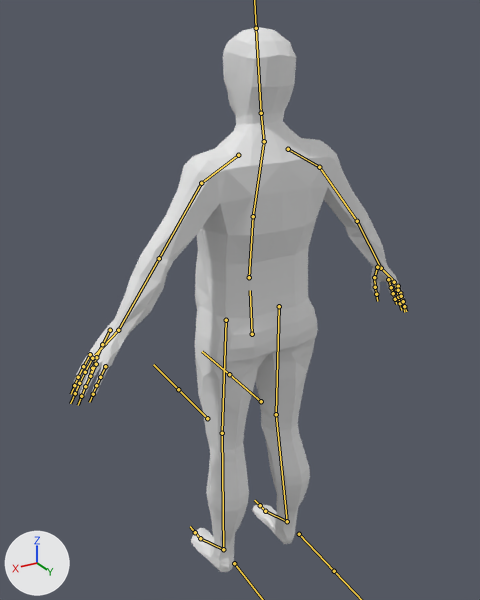
What one commit did to the FBX model RPG/Assets/Models/Characters/HumanMale.fbx.
Camera for both pictures: a camera (50 mm lens) standing at (0.994, 1.581, 1.778) and looking at (0.011, -0.058, 0.958). The axes (+X, +Y, +Z) are drawn at lower left. The lights are the same throughout. The bones that bend it are drawn over the model as lines.

Objects in the first picture: 'Human.Male'.
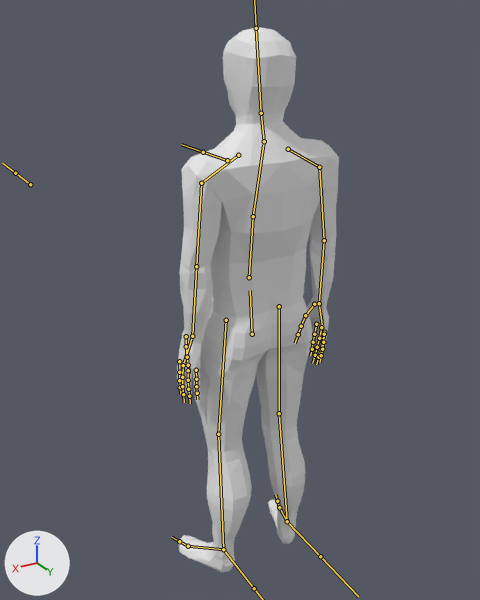
The newer file adds an action. The first version stands in its rest pose; the second is drawn at frame 1 of the action 'Armature|PalmLeft'.

What changed in the scene script:
```text
Change bone_uparm_left:
    where bone_uparm_left = bpy.data.objects['Armature'].pose.bones['UpArm.Left']  # child of 'Shoulder.Left'
    bone_uparm_left.rotation_quaternion: (1.0, 0.0, 0.0, 0.0) -> (0.961, 0.024, 0.014, -0.273)  # degrees (0, 0, 0) -> degrees (2, 2, -32)
Change bone_uparm_right:
    where bone_uparm_right = bpy.data.objects['Armature'].pose.bones['UpArm.Right']  # child of 'Shoulder.Right'
    bone_uparm_right.rotation_quaternion: (1.0, 0.0, 0.0, 0.0) -> (0.961, 0.023, -0.015, 0.277)  # degrees (0, 0, 0) -> degrees (2, -2, 32)
Change bone_upleg_left:
    where bone_upleg_left = bpy.data.objects['Armature'].pose.bones['UpLeg.Left']  # child of 'Hip'
    bone_upleg_left.rotation_quaternion: (1.0, 0.0, 0.0, 0.0) -> (0.983, 0.003, -0.182, 0.014)  # degrees (0, 0, 0) -> degrees (0, -21, 2)
Change bone_upleg_right:
    where bone_upleg_right = bpy.data.objects['Armature'].pose.bones['UpLeg.Right']  # child of 'Hip'
    bone_upleg_right.rotation_quaternion: (1.0, 0.0, 0.0, 0.0) -> (0.983, 0.003, 0.182, -0.014)  # degrees (0, 0, 0) -> degrees (0, 21, -2)
```

Location of each change, (x1, y1, x2, y2) in pixels of the pictures (480 x 600 px):
'Human.Male', posed (51% narrower)
    before: (74, 27, 406, 572)
    after: (177, 27, 339, 572)
bone 'UpArm.Left', root to tip
    before: (201, 183) to (159, 258)
    after: (201, 183) to (196, 266)
bone 'UpArm.Right', root to tip
    before: (319, 167) to (357, 221)
    after: (319, 167) to (324, 240)
bone 'UpLeg.Left', root to tip
    before: (226, 320) to (222, 433)
    after: (226, 320) to (218, 434)
bone 'UpLeg.Right', root to tip
    before: (279, 306) to (276, 414)
    after: (279, 306) to (279, 413)
